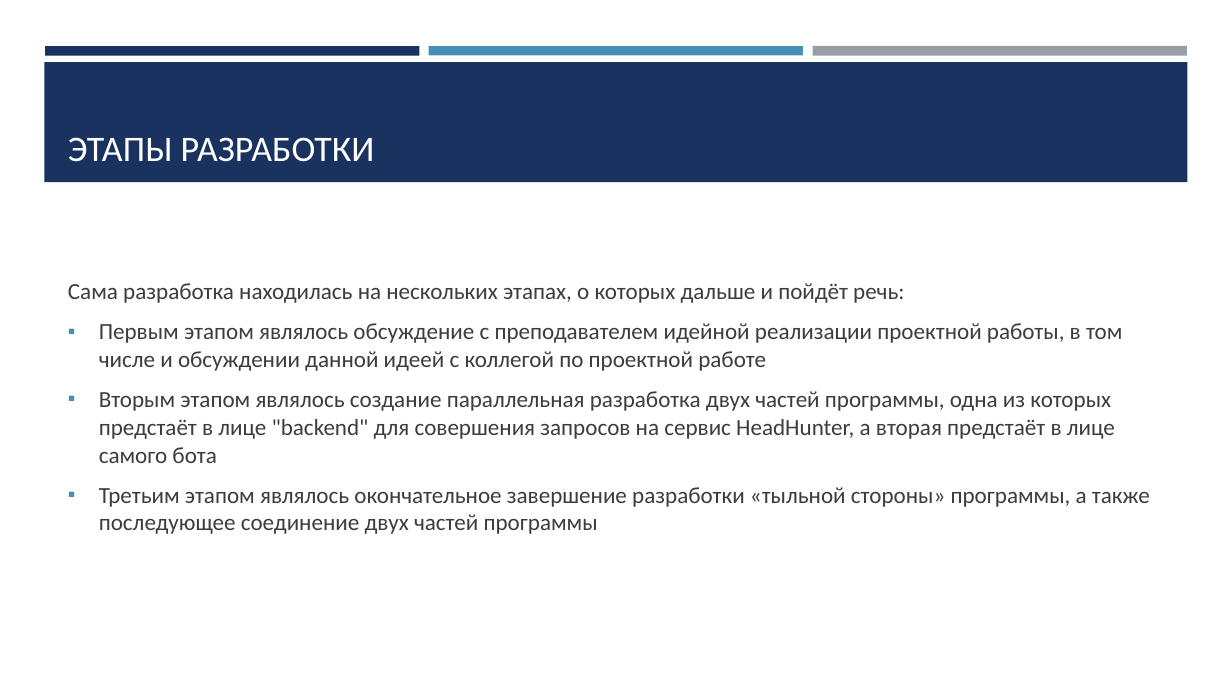
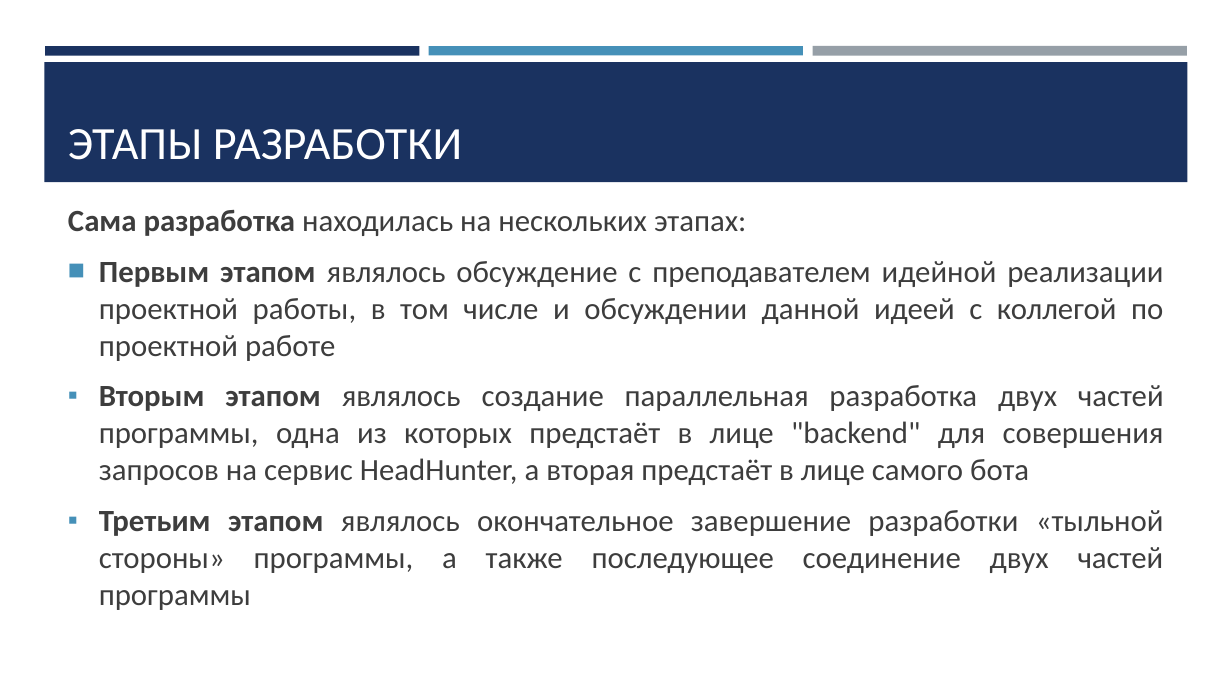
Before and after one commit to JaydenPears/Search-Profession, a slide deck: slide 9 of Документация/Презентация по Проектной работе «Search Profession».pptx. Drawn at 1232x693 pixels with LibreOffice and Linux fonts; fonts in the diff are those of the drawing. Boxes give left, top, right and bottom in pixels: in the first picture for what was removed or moved away, otherwise in the second. Text is boxed around its words. In the diff, an @@ line names an element or a change of style, - is before the commit and + after.

```diff
--- a/Документация/Презентация по Проектной работе «Search Profession».pptx
+++ b/Документация/Презентация по Проектной работе «Search Profession».pptx
@@ title "ЭТАПЫ РАЗРАБОТКИ" at box(68, 129, 462, 160): size 28 to 36 pt @@
@@ text at box(68, 210, 746, 236): text changed; size 18 to 24 pt @@
-Сама разработка находилась на нескольких этапах, о которых дальше и пойдёт речь:
+Сама разработка находилась на нескольких этапах:
@@ text at box(99, 261, 1164, 573): size 18 to 24 pt; bold on in "Первым этапом", "Вторым этапом", "Третьим этапом"; alignment left to justified; bullet ▪ to ■; more space between paragraphs @@
```
Also in this commit, not shown: 10 other slides changed.
